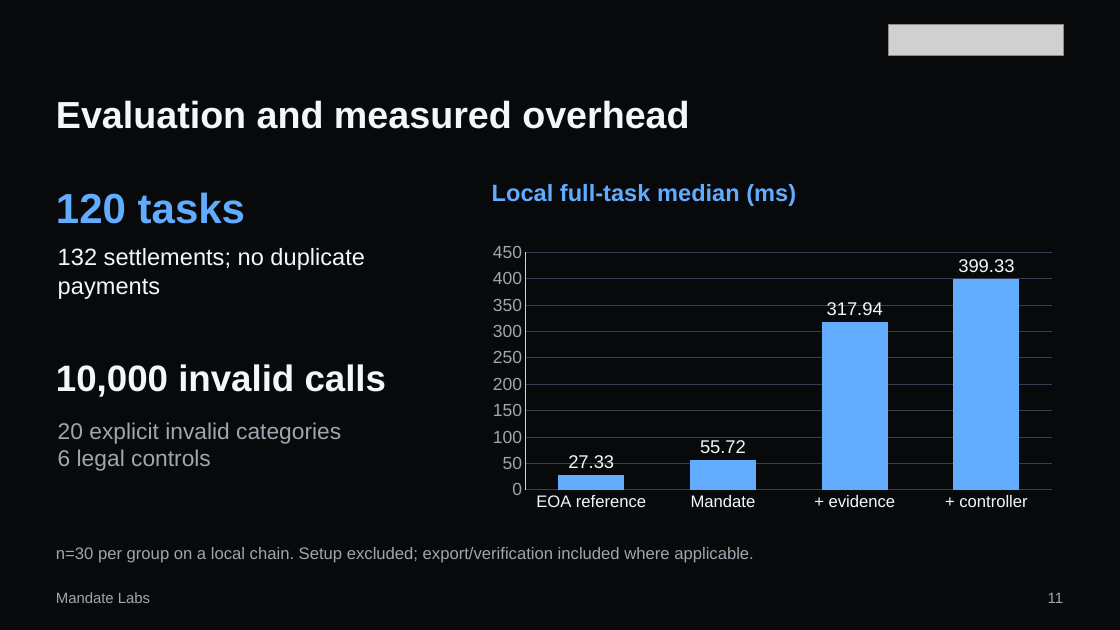
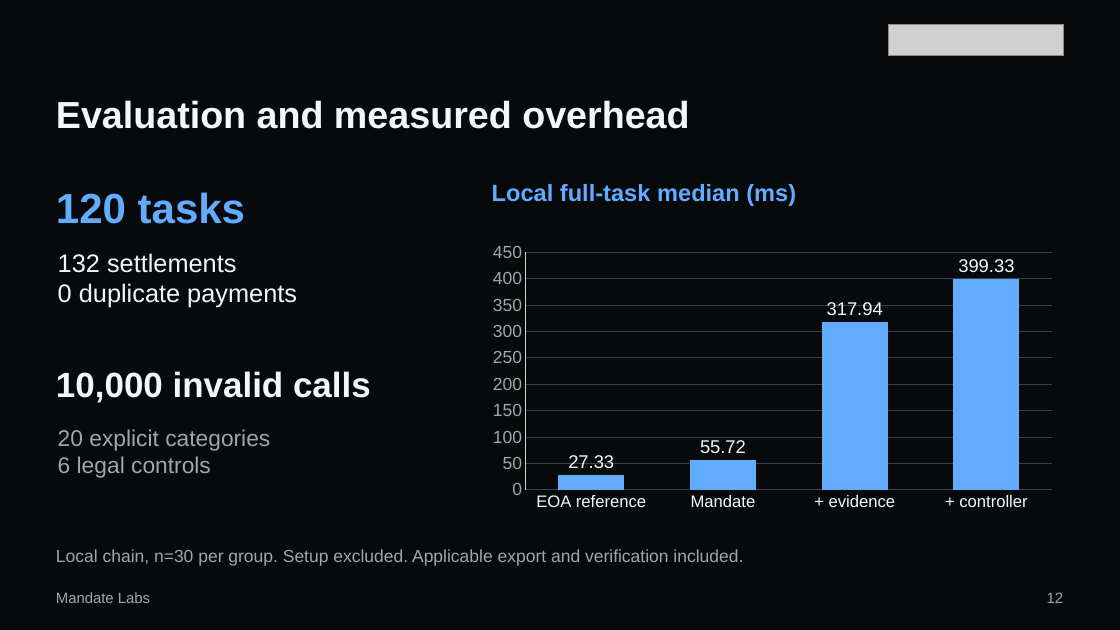
Before and after one commit to MandateLabs666/mandate-wallet, a slide deck: slide 12 of competition/submission-2026-10-20/presentation/mandate-wallet-10min-final.pptx (slide 11 before the commit). Drawn at 1120x630 pixels with LibreOffice and Linux fonts; fonts in the diff are those of the drawing; grey boxes stand for pictures. Boxes give left, top, right and bottom in pixels: in the first picture for what was removed or moved away, otherwise in the second. Text is boxed around its words. In the diff, an @@ line names an element or a change of style, - is before the commit and + after.

```diff
--- a/competition/submission-2026-10-20/presentation/mandate-wallet-10min-final.pptx
+++ b/competition/submission-2026-10-20/presentation/mandate-wallet-10min-final.pptx
@@ text at bbox=[58, 253, 297, 308]: text changed; size 20.2 to 21.8 pt @@
-132 settlements; no duplicate payments
+132 settlements
+0 duplicate payments
@@ text "10,000 invalid calls": place and size @@
-text "10,000 invalid calls" at bbox=[56, 364, 387, 397]
+text "10,000 invalid calls" at bbox=[56, 371, 371, 403]
@@ text "10,000 invalid calls" at bbox=[56, 371, 371, 403]: size 31.5 to 30 pt @@
@@ text at bbox=[58, 429, 270, 451]: text changed @@
-20 explicit invalid categories
+20 explicit categories
@@ text at bbox=[56, 549, 743, 566]: text changed; size 14.2 to 15 pt @@
-n=30 per group on a local chain. Setup excluded; export/verification included where applicable.
+Local chain, n=30 per group. Setup excluded. Applicable export and verification included.
@@ text at bbox=[1047, 592, 1064, 603]: text changed @@
-11
+12
```
Also in this commit, not shown: 6 other slides changed, 6 slides added, 6 slides removed, 13 other files.
